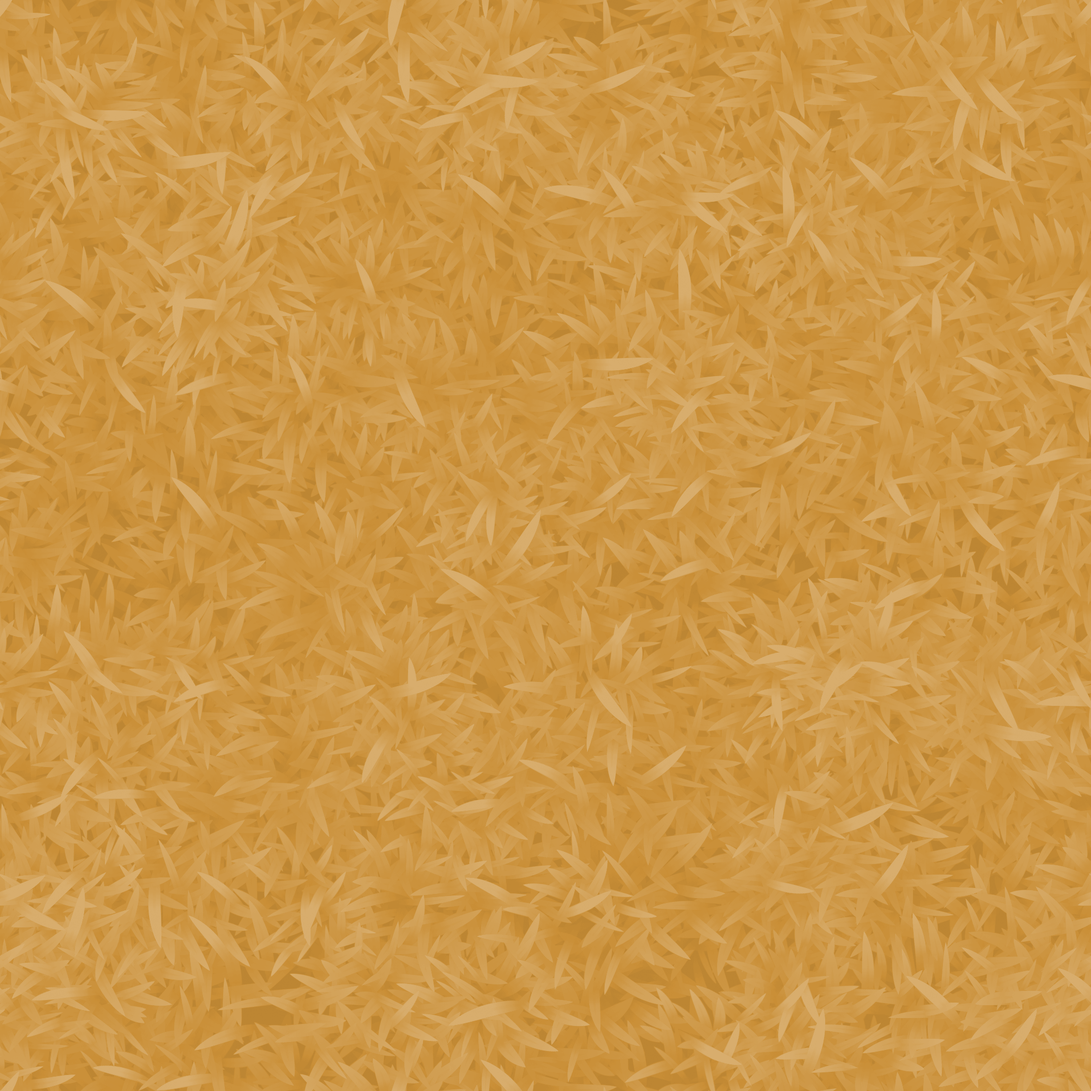
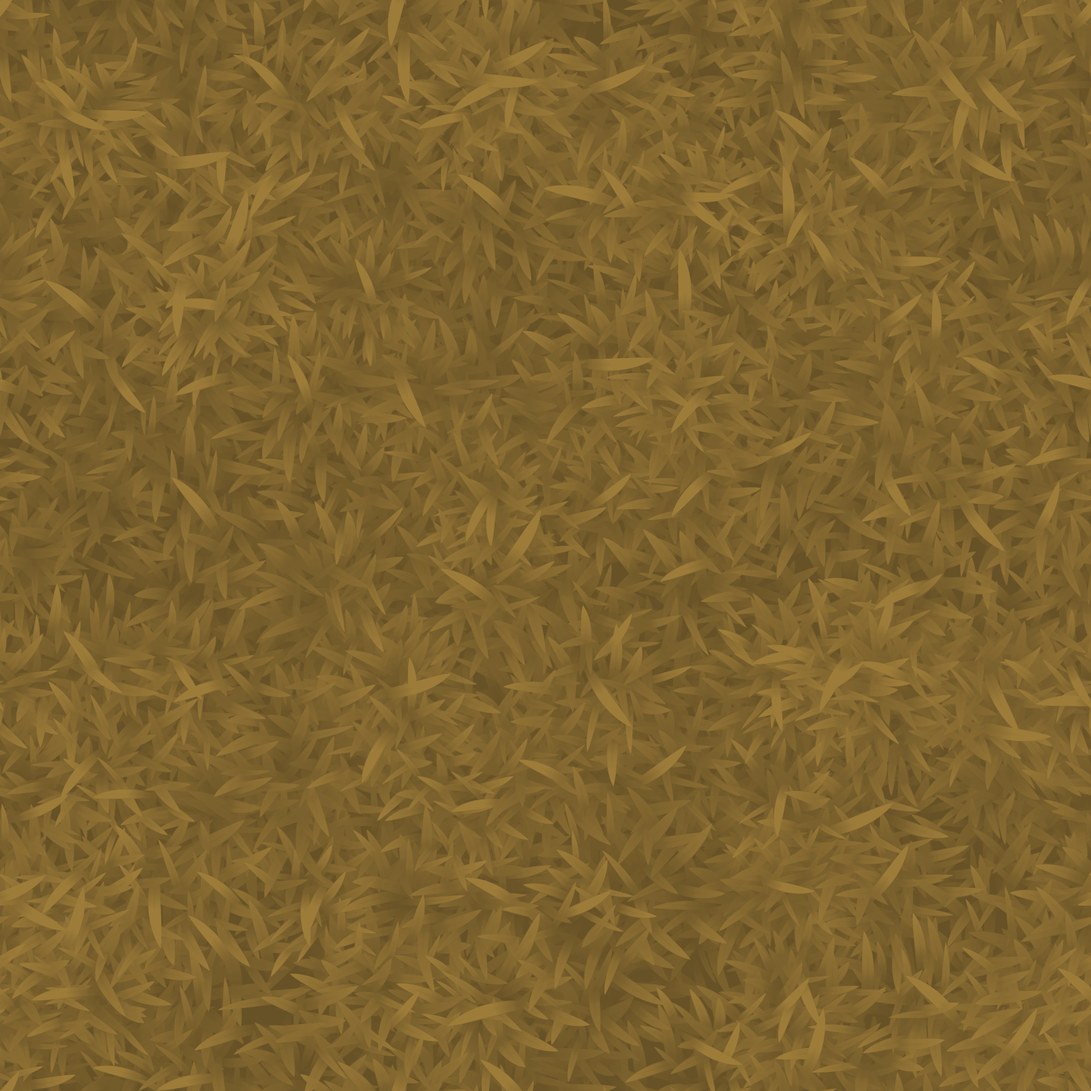
Layer changes from the first 1091×1091 image to the second:
pixels changed over bbox(0, 0, 1091, 1091) (layer not identified)
